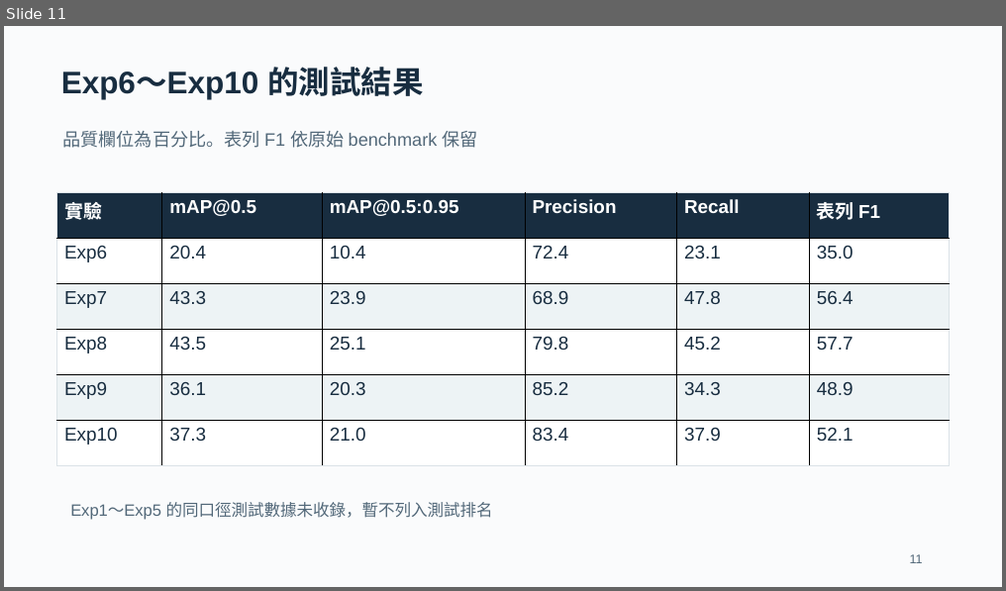
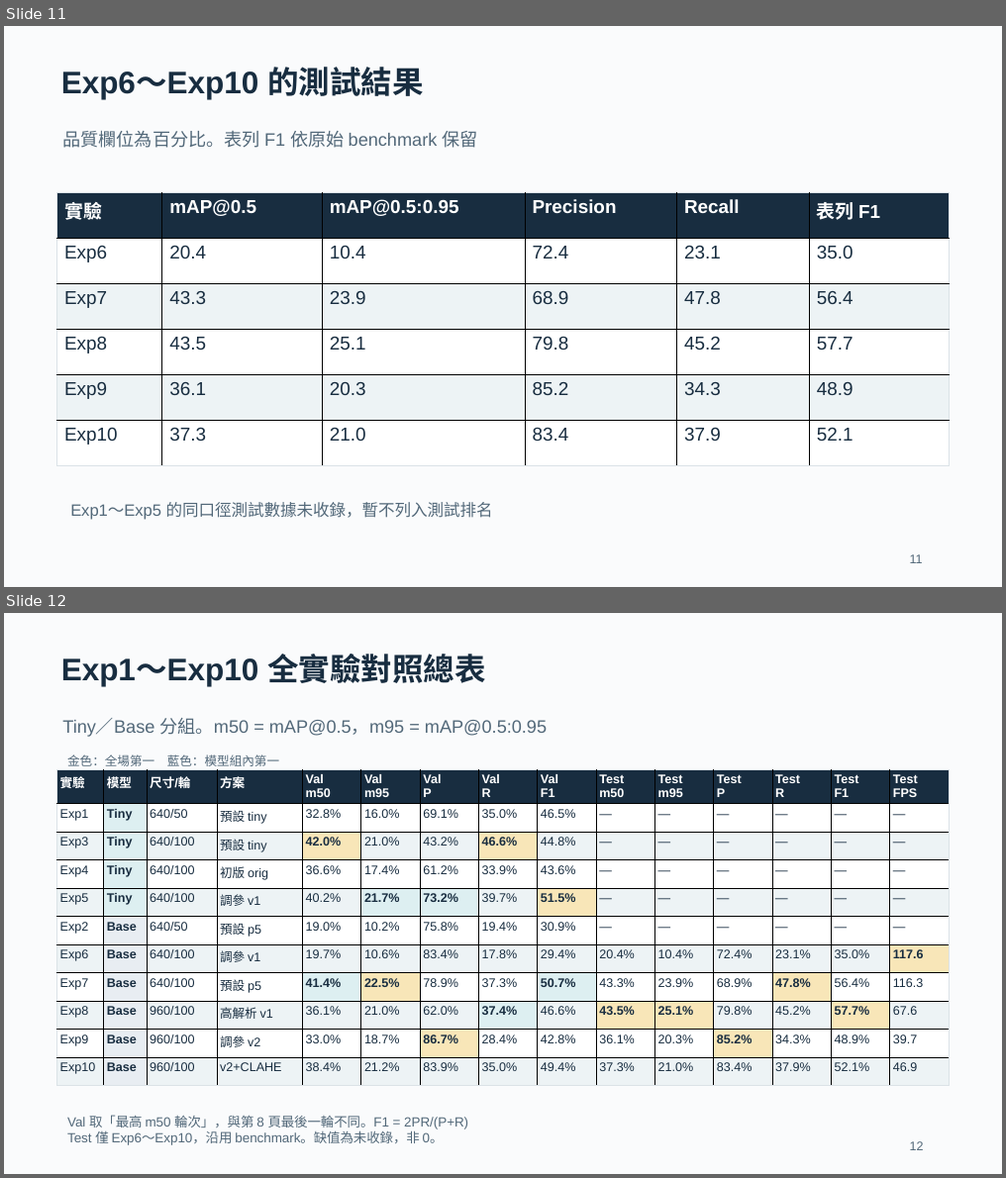
Before and after one commit to contemplator/nchu-research-method-traffic-violation-dataset, a slide deck: outputs/Exp1-Exp10_交通設施偵測實驗報告.pptx. Shown one above the other, each under a label of ours: slide 11 before the commit, slides 11 and 12 after it. The pictures are 1006x591 and 1006x1178 pixels, drawn with LibreOffice and Linux fonts; fonts in the diff are those of the drawing. Boxes give left, top, right and bottom in pixels: in the first picture for what was removed or moved away, otherwise in the second. Text is boxed around its words. In the diff, an @@ line names an element or a change of style, - is before the commit and + after.

```diff
--- a/outputs/Exp1-Exp10_交通設施偵測實驗報告.pptx
+++ b/outputs/Exp1-Exp10_交通設施偵測實驗報告.pptx
@@ slide 12 added at [4, 613, 1002, 1174], background #FAFBFC @@
@@ text added at [61, 654, 485, 686], 30 pt, text #182D40, bold @@
+Exp1～Exp10 全實驗對照總表
@@ text added at [62, 718, 547, 737], 17.2 pt, text #526879 @@
+Tiny／Base 分組。m50 = mAP@0.5，m95 = mAP@0.5:0.95
@@ text added at [67, 755, 279, 766], 12 pt, text #526879 @@
+金色：全場第一 藍色：模型組內第一
@@ table added at [57, 769, 953, 1080], 11 rows, 15 columns @@
+實驗 | 模型 | 尺寸/輪 | 方案 | Val / m50 | Val / m95 | Val / P | Val / R | Val / F1 | Test / m50 | Test / m95 | Test / P | Test / R | Test / F1 | Test / FPS
+Exp1 | Tiny | 640/50 | 預設 tiny | 32.8% | 16.0% | 69.1% | 35.0% | 46.5% | — | — | — | — | — | —
+Exp3 | Tiny | 640/100 | 預設 tiny | 42.0% | 21.0% | 43.2% | 46.6% | 44.8% | — | — | — | — | — | —
+Exp4 | Tiny | 640/100 | 初版 orig | 36.6% | 17.4% | 61.2% | 33.9% | 43.6% | — | — | — | — | — | —
+Exp5 | Tiny | 640/100 | 調參 v1 | 40.2% | 21.7% | 73.2% | 39.7% | 51.5% | — | — | — | — | — | —
+Exp2 | Base | 640/50 | 預設 p5 | 19.0% | 10.2% | 75.8% | 19.4% | 30.9% | — | — | — | — | — | —
+Exp6 | Base | 640/100 | 調參 v1 | 19.7% | 10.6% | 83.4% | 17.8% | 29.4% | 20.4% | 10.4% | 72.4% | 23.1% | 35.0% | 117.6
+Exp7 | Base | 640/100 | 預設 p5 | 41.4% | 22.5% | 78.9% | 37.3% | 50.7% | 43.3% | 23.9% | 68.9% | 47.8% | 56.4% | 116.3
+Exp8 | Base | 960/100 | 高解析 v1 | 36.1% | 21.0% | 62.0% | 37.4% | 46.6% | 43.5% | 25.1% | 79.8% | 45.2% | 57.7% | 67.6
+Exp9 | Base | 960/100 | 調參 v2 | 33.0% | 18.7% | 86.7% | 28.4% | 42.8% | 36.1% | 20.3% | 85.2% | 34.3% | 48.9% | 39.7
+Exp10 | Base | 960/100 | v2+CLAHE | 38.4% | 21.2% | 83.9% | 35.0% | 49.4% | 37.3% | 21.0% | 83.4% | 37.9% | 52.1% | 46.9
@@ text added at [67, 1115, 468, 1146], 12.8 pt, text #526879 @@
+Val 取「最高 m50 輪次」，與第 8 頁最後一輪不同。F1 = 2PR/(P+R)
+Test 僅 Exp6～Exp10，沿用 benchmark。缺值為未收錄，非 0。
@@ text added at [910, 1142, 924, 1151], 12 pt, text #526879 @@
+12
```
Also in this commit, not shown: 17 slides changed, 7 other slides added.
